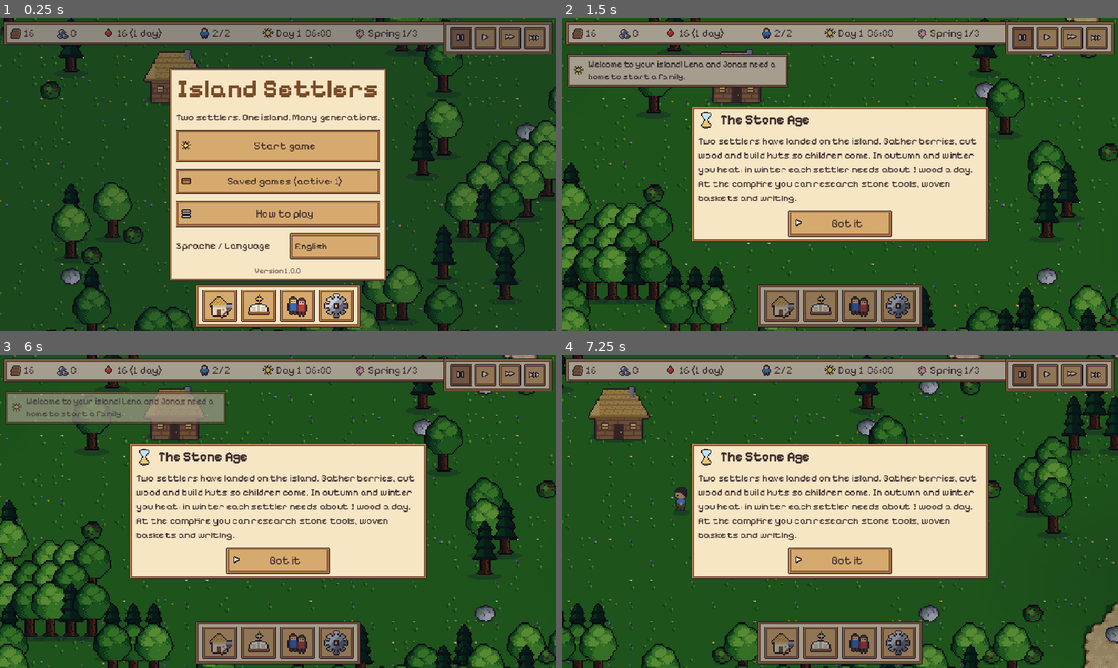
Above: before the commit, frames 1-4 (two rows, left to right).
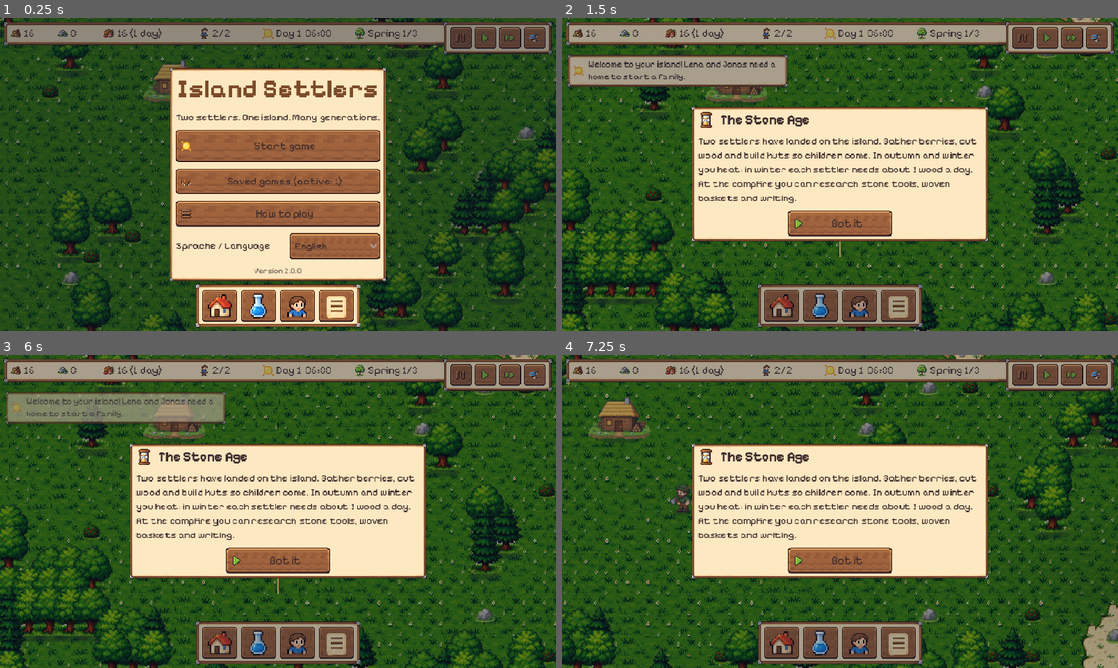
Above: after the commit, the same moments.

Repository: roderichpralle-a11y/New_World
Game: Godot game, scene res://scenes/main.tscn
The game is run twice, just before and just after one commit, with the same random seed, the same clock (stepped at 60 frames per second) and the same inputs.
Inputs (mouse positions are in pixels of both pictures, inside the frame that each line leads up to):
- Up to frame 1 (0.25 s): no input
- Up to frame 2 (1.5 s): click "Start game" at 0.5 s; click (1023, 36) at 1.27 s
- Up to frame 3 (6 s): click (483, 373) at 2.02 s; click (511, 373) at 2.77 s; click (533, 373) at 3.52 s; click (222, 642) at 4.27 s; click (261, 642) at 5.02 s; click (294, 642) at 5.77 s
- Up to frame 4 (7.25 s): tap Enter at 6.5, 6.6 s; move the mouse to (962, 495) at 6.52 s; hold D from 6.53 s (still down); click (962, 495) at 6.67 s; tap Space at 6.77 s

The runs differ from the first frame. In frame 1, 33% of the frame differs, in the area x 0-100%, y 0-100%; in frame 2, 27%; in frame 3, 28%; in frame 4, 26%.

Commit message:
Version 2.0.0: neue Grafik aus joshs Bildbögen unter /v2/
Alle Bilder aus den 23 Bögen freigestellt und in vierfacher Auflösung in die Atlanten gesetzt
(tools/art_v2/build.py, assets/sprites_hd). Data.hd meldet die alte Größe, so bleibt der Code gleich.
Figuren je Beruf mit Laufbildern, Tiere und Piraten, Gebäude, Wege, Boden, Symbole, Oberfläche;
Mühle, Feuer, Fahne, Brunnen und Schiffe bewegen sich. Eigener Spielstand und eigene Adresse /v2/.

Co-Authored-By: Claude Opus 5.5 (1M context) <noreply@anthropic.com>
Claude-Session: https://claude.ai/code/session_01AQm9zvnYFHHm6K4gRz9rXd

Diff:
--- a/data/buildings.json
+++ b/data/buildings.json
@@ -33,8 +33,8 @@
   "rechenautomat": {"name": "Rechenautomat", "desc": "Zahnräder und Lochstreifen rechnen für den Verwalter: auf dieser  …(274 unchanged characters)…
   "planautomat": {"name": "Planungsautomat", "desc": "Steht direkt vor der Verwaltung. Der Verwalter rechnet damit aus, …(461 unchanged characters)…
   "werft": {"name": "Werft", "desc": "Am Ufer bauen Handwerker Schiffe, aber nur die, die du im Fenster in Auftrag gibs …(599 unchanged characters)…
-  "werft2": {"name": "Große Werft", "desc": "Ausgebaute Werft (Stufe 2): baut auch Koggen. Liegeplatz für ein Ruderboot.", "size": [3, 2], "sprite": "shipyard", "buildable": false, "category": "see" …(443 unchanged characters)…
-  "werft3": {"name": "Königliche Werft", "desc": "Ausgebaute …(97 unchanged characters)… t.", "size": [3, 2], "sprite": "shipyard", "buildable": false, "category": "see" …(435 unchanged characters)…
+  "werft2": {"name": "Große Werft", "desc": "Ausgebaute Werft (Stufe 2): baut auch Koggen. Liegeplatz für ein Ruderboot.", "size": [3, 2], "sprite": "shipyard2", "buildable": false, "category": "see" …(443 unchanged characters)…
+  "werft3": {"name": "Königliche Werft", "desc": "Ausgebaute …(97 unchanged characters)… t.", "size": [3, 2], "sprite": "shipyard3", "buildable": false, "category": "see" …(435 unchanged characters)…
   "anlegesteg": {"name": "Anlegesteg", "desc": "Ein Holzsteg ins Wasser: 2 Liegeplätze für Ruderboote, Laden geht schne …(238 unchanged characters)…
   "hafen": {"name": "Hafen", "desc": "Kaimauer mit Kran: 2 Liegeplätze für Koggen und Schnellsegler, schnelles Laden. E …(294 unchanged characters)…
   "grosser_hafen": {"name": "Großer Hafen", "desc": "Tiefes Becken und zwei Kräne: 3 Liegeplätze, auch für Galeonen. Se …(274 unchanged characters)…
--- a/data/i18n/en.json
+++ b/data/i18n/en.json
@@ -1301,6 +1301,7 @@
  "Verkaufen": "Sell",
  "Verloren. Niemand kann hier mehr leben.": "Lost. No one can live here anymore.",
  "Verschieben": "Move",
+ "Version 2 mit neuer Grafik und eigenem Spielstand.\nDein normales Spiel bleibt unverändert.": "Version 2 with new graphics and its own save.\nYour normal game stays unchanged.",
  "Version %s%s": "Version %s%s",
  "Verstanden": "Got it",
  "Versteckt sich in: %s": "Hiding in: %s",
--- a/data/nodes.json
+++ b/data/nodes.json
@@ -1,5 +1,5 @@
 {
-  "baum": {"name": "Baum", "yield": "holz", "capacity": 5, "work_time": 4.5, "skill": "holz", "terrain": "grass", "solid": true, "regrow_days": 5.0, "sprites": {"full": ["tree0", "tree1", "tree2"], "empty": "stump", "growing": "sapling"}, "on_empty": "regrow"},
+  "baum": {"name": "Baum", "yield": "holz", "capacity": 5, "work_time": 4.5, "skill": "holz", "terrain": "grass", "solid": true, "regrow_days": 5.0, "sprites": {"full": ["tree0", "tree1", "tree2", "tree3"], "empty": "stump", "growing": "sapling"}, "on_empty": "regrow"},
   "fels": {"name": "Felsen", "yield": "stein", "capacity": 10, "work_time": 5.5, "skill": "stein", "terrain": "land", "solid": true, "regrow_days": 0, "sprites": {"full": ["rock_big"], "low": "rock_small"}, "on_empty": "remove"},
   "busch": {"name": "Beerenstrauch", "yield": "beeren", "capacity": 3, "work_time": 6.0, "skill": "nahrung", "terrain": "grass", "solid": true, "regrow_days": 2.5, "sprites": {"full": ["bush_full"], "empty": "bush_empty"}, "on_empty": "regrow"},
   "fischgrund": {"name": "Fischgrund", "yield": "fisch", "capacity": 6, "work_time": 8.0, "skill": "nahrung", "terrain": "shore_water", "solid": false, "regrow_days": 1.5, "sprites": {"full": ["fish_anim"], "empty": ""}, "on_empty": "regrow"},
--- a/project.godot
+++ b/project.godot
@@ -4,7 +4,7 @@
 [application]
 
 config/name="Insel-Siedler"
-config/version="1.0.0"
+config/version="2.0.0"
 config/description="Ein gemütliches Aufbauspiel auf einer Pixel-Insel."
 run/main_scene="res://scenes/main.tscn"
 config/features=PackedStringArray("4.7", "GL Compatibility")
--- a/scripts/autoload/data.gd
+++ b/scripts/autoload/data.gd
@@ -18,23 +18,43 @@
 var goals: Dictionary = {}  # Einfuehrung und Ziele
 var people: Dictionary = {}  # Charaktere: Eigenschaften, Krankheiten, Laune, Freizeit
 
-var tex_terrain: Texture2D = preload("res://assets/sprites/terrain.png")
-var tex_objects: Texture2D = preload("res://assets/sprites/objects.png")
-var tex_buildings: Texture2D = preload("res://assets/sprites/buildings.png")
-var tex_icons: Texture2D = preload("res://assets/sprites/icons.png")
-var tex_tools: Texture2D = preload("res://assets/sprites/tools.png")
-var tex_ui: Texture2D = preload("res://assets/sprites/ui.png")
-var tex_objects2: Texture2D = preload("res://assets/sprites/objects2.png")
-var tex_animals: Texture2D = preload("res://assets/sprites/animals.png")
-var tex_objects3: Texture2D = preload("res://assets/sprites/objects3.png")
-var tex_cart: Texture2D = preload("res://assets/sprites/cart.png")
+var tex_terrain: Texture2D = hd("terrain")
+var tex_objects: Texture2D = hd("objects")
+var tex_buildings: Texture2D = hd("buildings")
+var tex_icons: Texture2D = hd("icons")
+var tex_tools: Texture2D = hd("tools")
+var tex_ui: Texture2D = hd("ui")
+var tex_objects2: Texture2D = hd("objects2")
+var tex_animals: Texture2D = hd("animals")
+var tex_objects3: Texture2D = hd("objects3")
+var tex_cart: Texture2D = hd("cart")
 var font_regular: Font = preload("res://assets/fonts/pixelify-sans-latin-400-normal.woff2")
 var font_bold: Font = preload("res://assets/fonts/pixelify-sans-latin-700-normal.woff2")
+
+## Version 2.0.0 (josh 2026-10-24): Bilder in vierfacher Auflösung aus joshs Bildbögen
+## (assets/sprites_hd, erzeugt von tools/art_v2/build.py). Die Textur meldet die alte Größe
+## (size_override), darum bleiben alle Regionen, Zellen und Versätze im Code gleich; gezeichnet
+## wird mit allen Details. Fehlt ein HD-Bild, gilt das alte aus assets/sprites.
+const HD := 4
+
+
+static func hd(name: String) -> Texture2D:
+	var path := "res://assets/sprites_hd/%s.png" % name
+	if not ResourceLoader.exists(path):
+		return load("res://assets/sprites/%s.png" % name)
+	var img: Image = (load(path) as Texture2D).get_image()
+	if img.is_compressed():
+		img.decompress()
+	img.generate_mipmaps()
+	var t := ImageTexture.create_from_image(img)
+	t.set_size_override(Vector2i(img.get_width() / HD, img.get_height() / HD))
+	return t
+
 
 ## Regionen in objects.png: name -> [x, y, w, h, frames]
 const OBJECT_REGIONS := {
 	"tree0": [0, 0, 32, 48, 1], "tree1": [32, 0, 32, 48, 1], "tree2": [64, 0, 32, 48, 1],
-	"stump": [96, 0, 32, 48, 1], "sapling": [128, 0, 32, 48, 1],
+	"stump": [96, 0, 32, 48, 1], "sapling": [128, 0, 32, 48, 1], "tree3": [160, 0, 32, 48, 1],  # tree3: Fichte (2.0.0)
 	"hut": [0, 48, 48, 48, 1], "storehouse": [48, 48, 48, 48, 1], "construction": [96, 48, 48, 48, 1],
 	"rock_big": [0, 96, 16, 16, 1], "rock_small": [16, 96, 16, 16, 1],
 	"bush_full": [32, 96, 16, 16, 1], "bush_empty": [48, 96, 16, 16, 1],
@@ -75,6 +95,7 @@
 	"statue_bronze": [84, 1], "street_lamp": [85, 1], "hologram": [86, 4],
 	"radio": [90, 1],  # Rundfunkanstalt (tools/gen_art_machines.py, josh 2026-10-21)
 	"plan_automaton": [91, 1],  # Planungsautomat (tools/gen_art_machines.py, josh 2026-10-21)
+	"shipyard2": [92, 1], "shipyard3": [93, 1],  # Große und Königliche Werft (2.0.0, eigene Bilder)
 }
 ## Etappe 3 in objects2.png: name -> [x, y, w, h, frames]
 const OBJECT2_REGIONS := {
--- a/scripts/autoload/game.gd
+++ b/scripts/autoload/game.gd
@@ -117,7 +117,11 @@
 		path = "/test/"
 	if "--neubuild" in OS.get_cmdline_user_args():
 		path = "/neu/"
-	if "/neu/" in path:  # Umbau "Mehr Herausforderung": eigener Spielstand
+	if "--v2build" in OS.get_cmdline_user_args():
+		path = "/v2/"
+	if "/v2/" in path:  # Version 2.0.0 mit joshs neuen Bildern: eigener Spielstand
+		build_tag = "v2"
+	elif "/neu/" in path:  # Umbau "Mehr Herausforderung": eigener Spielstand
 		build_tag = "neu"
 	elif "/test" in path:  # /test/ und /test-en/
 		build_tag = "test"
--- a/scripts/autoload/seasons.gd
+++ b/scripts/autoload/seasons.gd
@@ -11,7 +11,7 @@
 
 enum {SPRING, SUMMER, AUTUMN, WINTER}
 const KEYS := ["fruehling", "sommer", "herbst", "winter"]
-const TEX := preload("res://assets/sprites/seasons.png")
+var TEX: Texture2D = Data.hd("seasons")
 
 var cfg: Dictionary = {}
 ## Spieltage, die im aktuellen Frame vergangen sind (0 bei Pause). Für Wachstum und Verderb.
--- a/scripts/entities/building.gd
+++ b/scripts/entities/building.gd
@@ -386,13 +386,14 @@
 			t.texture = Data.object_tex("%s%d" % [tiles, stage])
 			t.modulate = Color(1, 1, 1, 1.0 if complete else 0.55)
 	else:
-		# Schmuck zeigt als Baustelle sein eigenes Bild halb durchsichtig (das Baugerüst wäre zu groß)
-		var name: String = def.sprite if complete or is_decor() else "construction"
+		# Baustellen zeigen ihr eigenes Bild halb durchsichtig (2.0.0: auch Gebäude, das alte Baugerüst
+		# passte nicht zu joshs Bildern; vorher nur Schmuck, dem das Gerüst zu groß war)
+		var name: String = def.sprite
 		var tex := Data.object_tex(name, 0)
 		_sprite.texture = tex
 		var sz := tex.region.size
 		_sprite.offset = Vector2(-sz.x / 2.0, -sz.y + 4 if sz.y > 16 else -sz.y + 6)
-		_sprite.modulate = Color.WHITE if complete or not is_decor() else Color(1, 1, 1, 0.45)
+		_sprite.modulate = Color.WHITE if complete else Color(1, 1, 1, 0.45)
 		for p in _props:
 			var ps: Sprite2D = p[0]
 			ps.texture = Data.object_tex(p[2])
--- a/scripts/entities/settler.gd
+++ b/scripts/entities/settler.gd
@@ -8,18 +8,8 @@
 const HAIR := ["#3a2a22", "#6b4226", "#a8642e", "#d9a650", "#f0d890", "#2b2b38", "#b84a2e", "#8c8c94"]
 const SHIRT := ["#4f8fd6", "#d65f4f", "#58b06a", "#e0b040", "#9a68c8", "#e08a40", "#40b0b0", "#f0f0e8"]
 const PANTS := ["#5a4a7a", "#4a5a3a", "#6a4a3a", "#3a4a6a", "#7a6a5a"]
-## Berufskleidung (josh 2026-10-20): Farben für Hemd/Hose und Überlagerungen (assets/sprites/settler_<name>.png,
-## tools/gen_art_outfits.py). Nur Erwachsene und nur während der Arbeit (josh 2026-10-21); in der Freizeit,
-## beim Essen, Schlafen und ohne Arbeit die eigene Kleidung.
-const OUTFIT := {
-	"handwerker": {"shirt": "#4c72ae", "pants": "#3e5e96"},  # blauer Overall
-	"bauer": {"pants": "#7a5434", "over": ["cap"]},
-	"koch": {"pants": "#f2eee6", "over": ["chefhat"]},
-	"forscher": {"shirt": "#f2f0ea"},  # weißes Hemd (josh 2026-10-21, statt Brille)
-	"jaeger": {"over": ["hunthat", "rifle"]},
-	"steinmetz": {"over": ["apron"]},
-	"foerster": {"over": ["saw"]},
-}
+## Berufskleidung (josh 2026-10-20) zeigt seit 2.0.0 die Figur des Berufs aus joshs Bögen (fig_sheet),
+## nur Erwachsene und nur während der Arbeit (josh 2026-10-21).
 const DIR_DOWN := 0
 const DIR_UP := 1
 const DIR_SIDE := 2
@@ -96,8 +86,25 @@
 
 static func sheet(name: String) -> Texture2D:
 	if not _sheets.has(name):
-		_sheets[name] = load("res://assets/sprites/settler_%s.png" % name)
+		_sheets[name] = Data.hd("settler_" + name)
 	return _sheets[name]
+
+
+## Figur je Beruf (Zellen 24x28, Füße bei y=26; Zeilen: vorn, seitlich (auch nach oben), seitlich).
+const FIG_OFFSET := Vector2(-12, -26)
+## Diese Figuren halten ihr Werkzeug schon in der Hand: beim Arbeiten schwingt dann kein zweites.
+const FIG_HOLDS := ["holzfaeller", "steinmetz", "sammler", "fischer", "bauer", "koch", "forscher", "jaeger",
+	"verwalter", "seemann", "foerster"]
+
+
+static func fig_sheet(p_job: String, p_sex: String) -> Texture2D:
+	var sx := "f" if p_sex == "f" else "m"
+	var key := "fig_%s_%s" % [p_job, sx]
+	if not ResourceLoader.exists("res://assets/sprites_hd/%s.png" % key):
+		key = "fig_frei_" + sx
+	if not _sheets.has(key):
+		_sheets[key] = Data.hd(key)
+	return _sheets[key]
 
 
 func setup(p_world, data: Dictionary) -> void:
@@ -147,30 +154,16 @@
 	add_child(_shadow)
 	_body = Node2D.new()
 	add_child(_body)
-	var style := int(look.get("style", 0))
-	var order := [["pants", "pants"], ["shirt", "shirt"], ["skin", "skin"],
-		["hair_%d" % style, "hair"], ["fixed_bun" if style == 2 else "fixed", ""]]
-	for o in order:
-		var s := Sprite2D.new()
-		s.texture = sheet(o[0])
-		s.hframes = 4
-		s.vframes = 3
-		s.centered = false
-		s.offset = Vector2(-8, -22)
-		if o[1] != "":
-			s.modulate = Color(look.get(o[1], "#ffffff"))
-		_body.add_child(s)
-		_layers[o[0]] = s
-	for o in ["apron", "glasses", "cap", "chefhat", "hunthat", "saw", "rifle"]:  # Berufskleidung, unsichtbar bis _apply_outfit
-		var s := Sprite2D.new()
-		s.texture = sheet(o)
-		s.hframes = 4
-		s.vframes = 3
-		s.centered = false
-		s.offset = Vector2(-8, -22)
-		s.visible = false
-		_body.add_child(s)
-		_layers[o] = s
+	# 2.0.0 (josh 2026-10-24): ganze Figuren aus joshs Bildbögen je Beruf und Geschlecht statt
+	# eingefärbter Schichten (assets/sprites_hd/fig_<beruf>_<m|f>.png, tools/art_v2/build.py)
+	var s := Sprite2D.new()
+	s.texture = fig_sheet("frei", sex)
+	s.hframes = 4
+	s.vframes = 3
+	s.centered = false
+	s.offset = FIG_OFFSET
+	_body.add_child(s)
+	_layers["fig"] = s
 	_tool = Sprite2D.new()
 	_tool.visible = false
 	_tool.position = Vector2(5, -8)
@@ -258,17 +251,13 @@
 var by_admin := false  # Beruf vom Verwalter zugewiesen (josh 2026-10-21)
 
 
-## Kleidung zum Beruf (OUTFIT): Hemd und Hose einfärben, Mützen, Brille, Schürze, Gewehr und Säge zeigen.
+## Kleidung zum Beruf: bei der Arbeit die Figur des Berufs, sonst die freie Figur.
 func _apply_outfit() -> void:
 	_outfit_job = _outfit_key()
-	if not _layers.has("shirt"):
+	if not _layers.has("fig"):
 		return  # Droiden haben ein eigenes Bild
-	var o: Dictionary = OUTFIT.get(job, {}) if _at_work() else {}
-	_layers["shirt"].modulate = Color(o.get("shirt", look.get("shirt", "#ffffff")))
-	_layers["pants"].modulate = Color(o.get("pants", look.get("pants", "#ffffff")))
-	var over: Array = o.get("over", [])
-	for k in ["apron", "glasses", "cap", "chefhat", "hunthat", "saw", "rifle"]:
-		_layers[k].visible = k in over
+	# Berufskleidung nur bei der Arbeit (josh 2026-10-21), Kinder immer in Freizeitkleidung
+	_layers["fig"].texture = fig_sheet(job if _at_work() else "frei", sex)
 
 
 ## Arbeitet gerade (im Beruf oder als Helfer), nicht beim Essen, Schlafen, in der Freizeit oder ohne Arbeit.
@@ -1756,7 +1745,6 @@
 		var s: Sprite2D = _layers[k]
 		s.frame = _dir * 4 + frame
 		s.flip_h = _flip and _dir == DIR_SIDE
-		s.offset.x = -8 if not s.flip_h else -8
 	# Werkzeug schwingen
 	var battle: bool = _battle_tool != "" and not _plan.is_empty() and _plan[0].get("defend", false) and not _working
 	var reading: String = _plan[0].get("read", "") if not _plan.is_empty() and _plan[0].a == "wait" and not _moving else ""
@@ -1793,6 +1781,8 @@
 		_tool.flip_h = _flip and _dir == DIR_SIDE
 		_tool.z_index = -1 if _dir == DIR_UP else 0
 		_body.position.y = -abs(swing) * 0.8 if not sleeping else _body.position.y
+		if _layers.has("fig") and job in FIG_HOLDS and _at_work():
+			_tool.texture = null  # die Figur hält ihr Werkzeug selbst, sie wippt nur im Takt
 	elif not sleeping:
 		var sitting: bool = not _plan.is_empty() and _plan[0].a == "wait" and _plan[0].has("sit") and not _moving
 		_body.position.y = 2 if sitting else 0
--- a/scripts/main.gd
+++ b/scripts/main.gd
@@ -549,6 +549,8 @@
 		if args.has("look"):
 			Game.select(null)
 			camera.focus(world.cell_to_pos(world.center))
+		if args.has("zoom"):  # Testhilfe 2.0.0: Bildschirmfoto mit festem Zoom (Details der neuen Bilder)
+			camera.zoom = Vector2.ONE * float(args.zoom)
 		if args.has("rulesdialog"):
 			# Bildschirmfoto des Fensters "Neue Regeln" (ohne alten Spielstand mit Beispielzeilen)
 			hud.show_rules_dialog(Game.rules_lines if not Game.rules_lines.is_empty() else _sample_rules_lines(), Callable(), false)
--- a/scripts/ui/hud.gd
+++ b/scripts/ui/hud.gd
@@ -334,7 +334,7 @@
 ## Knöpfe der Leiste unten (josh 2026-10-19): Bilder statt Text aus assets/sprites/menu_icons.png
 ## (tools/gen_art_menu.py, je 20x20, doppelt groß gezeigt); der Name steht im Tooltip.
 const MENU_ICONS := ["bauen", "forschung", "siedler", "inseln", "menue", "verwalter"]
-const MENU_TEX := preload("res://assets/sprites/menu_icons.png")
+var MENU_TEX: Texture2D = Data.hd("menu_icons")
 var _admin_btn: Button
 var _admin_panel: PanelContainer  # Fenster Verwalter (AdminInfo.fill_window)
 var _admin_box: VBoxContainer
@@ -2757,7 +2757,7 @@
 ## Versionsnummer steht nur in project.godot (application/config/version).
 static func version_text() -> String:
 	var ver := str(ProjectSettings.get_setting("application/config/version", "?"))
-	return Loc.t("Version %s%s") % [ver, Loc.t(" (Testversion)") if Game.is_test_build else ""]
+	return Loc.t("Version %s%s") % [ver, Loc.t(" (Testversion)") if Game.is_test_build and Game.build_tag != "v2" else ""]
 
 
 func _version_label() -> Label:
@@ -3654,7 +3654,9 @@
 	st.horizontal_alignment = HORIZONTAL_ALIGNMENT_CENTER
 	v.add_child(st)
 	if Game.is_test_build:
-		var tb := UiTheme.label(tr("Testversion mit eigenem Spielstand.\nDein normales Spiel bleibt unverändert."), 14, Color("#c03a2a"), true)
+		var tx := tr("Version 2 mit neuer Grafik und eigenem Spielstand.\nDein normales Spiel bleibt unverändert.") if Game.build_tag == "v2" \
+			else tr("Testversion mit eigenem Spielstand.\nDein normales Spiel bleibt unverändert.")
+		var tb := UiTheme.label(tx, 14, Color("#c03a2a"), true)
 		tb.horizontal_alignment = HORIZONTAL_ALIGNMENT_CENTER
 		v.add_child(tb)
 	if has_save:
--- a/scripts/world/world.gd
+++ b/scripts/world/world.gd
@@ -74,6 +74,8 @@
 
 func _ready() -> void:
 	_rng.randomize()
+	# 2.0.0: Bilder in vierfacher Auflösung, beim Herauszoomen weich verkleinert (Data.hd)
+	texture_filter = CanvasItem.TEXTURE_FILTER_LINEAR_WITH_MIPMAPS
 
 
 # ================================================================== Aufbau
@@ -221,6 +223,7 @@
 	for i in 3:
 		var l := TileMapLayer.new()
 		l.tile_set = ts
+		l.texture_filter = CanvasItem.TEXTURE_FILTER_NEAREST  # Kacheln ohne Rand: keine Nähte beim Filtern
 		add_child(l)
 		_layers.append(l)
 	# Jede Inselart hat ihren eigenen Grünton
@@ -256,6 +259,7 @@
 	ts.tile_size = Vector2i(T, T)
 	var src := TileSetAtlasSource.new()
 	src.texture = Data.tex_terrain
+	src.use_texture_padding = false  # das Bild ist größer als gemeldet (Data.hd)
 	src.texture_region_size = Vector2i(T, T)
 	# Wasser animiert (4 Frames ab 0,0)
 	src.create_tile(Vector2i(0, 0))
Binary file added: assets/sprites_hd/animals.png
Not shown, added: assets/sprites_hd/animals.png.import
Binary file added: assets/sprites_hd/buildings.png
Not shown, added: assets/sprites_hd/buildings.png.import
Binary file added: assets/sprites_hd/cart.png
Not shown, added: assets/sprites_hd/cart.png.import
Binary file added: assets/sprites_hd/fig_bauer_f.png
Not shown, added: assets/sprites_hd/fig_bauer_f.png.import
Binary file added: assets/sprites_hd/fig_bauer_m.png
Not shown, added: assets/sprites_hd/fig_bauer_m.png.import
Binary file added: assets/sprites_hd/fig_baumeister_f.png
Not shown, added: assets/sprites_hd/fig_baumeister_f.png.import
(and 99 more such lines)
